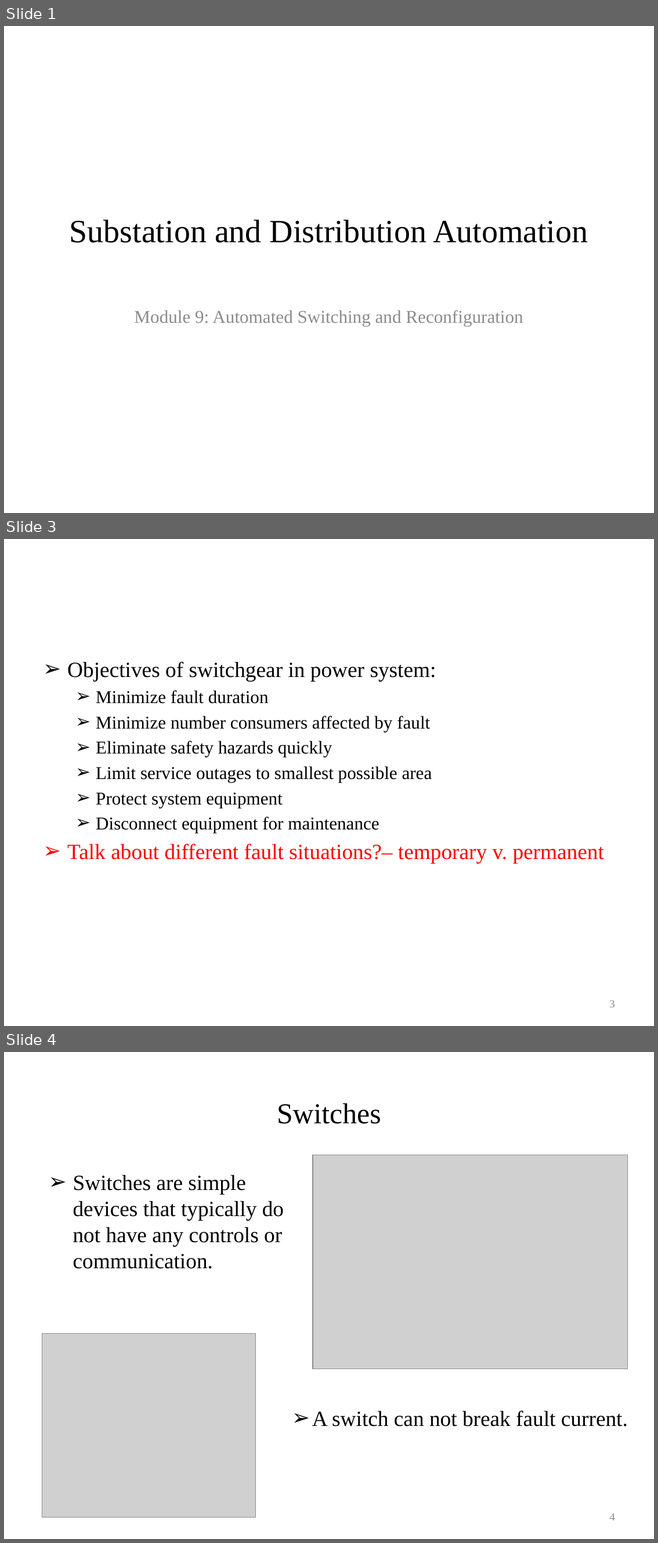
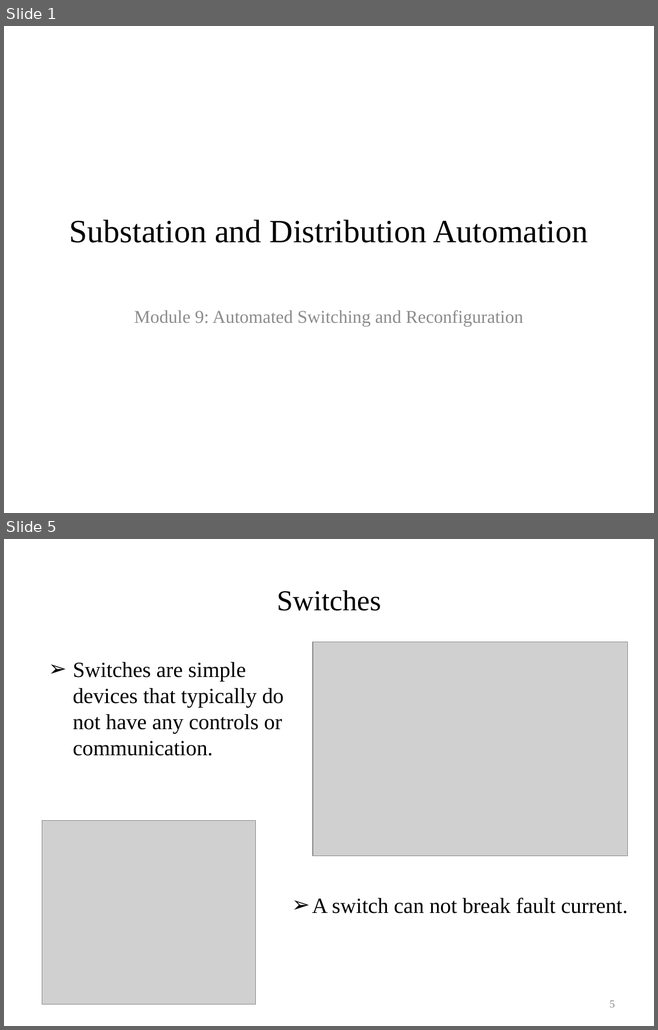
Before and after one commit to gridlab-d/course, a slide deck: University of Washington Class/Module 9 - Automated switching and reconfiguration.pptx. Shown one above the other, each under a label of ours: slides 1, 3 and 4 before the commit, slides 1 and 5 after it; the slides between them are not shown. The pictures are 658x1543 and 658x1030 pixels, drawn with LibreOffice and Linux fonts; fonts in the diff are those of the drawing; grey boxes stand for pictures; background and template pictures are left out. Boxes give left, top, right and bottom in pixels: in the first picture for what was removed or moved away, otherwise in the second. Text is boxed around its words. In the diff, an @@ line names an element or a change of style, - is before the commit and + after.

```diff
--- a/University of Washington Class/Module 9 - Automated switching and reconfiguration.pptx
+++ b/University of Washington Class/Module 9 - Automated switching and reconfiguration.pptx
@@ slide 3 removed at (4,539,654,1026), background #FFFFFF @@
@@ text removed at (67,661,604,863) @@
-➢ Objectives of switchgear in power system:
-  ➢ Minimize fault duration
-  ➢ Minimize number consumers affected by fault
-  ➢ Eliminate safety hazards quickly
-  ➢ Limit service outages to smallest possible area
-  ➢ Protect system equipment
-  ➢ Disconnect equipment for maintenance
-➢ Talk about different fault situations?– temporary v. permanent
@@ page number removed at (609,1001,614,1008) @@
-3
@@ what was slide 4 is now slide 5 @@
@@ page number at (609,1001,614,1008): text changed @@
-4
+5
```
Also in this commit, not shown: 2 slides changed, 5 slides added.
